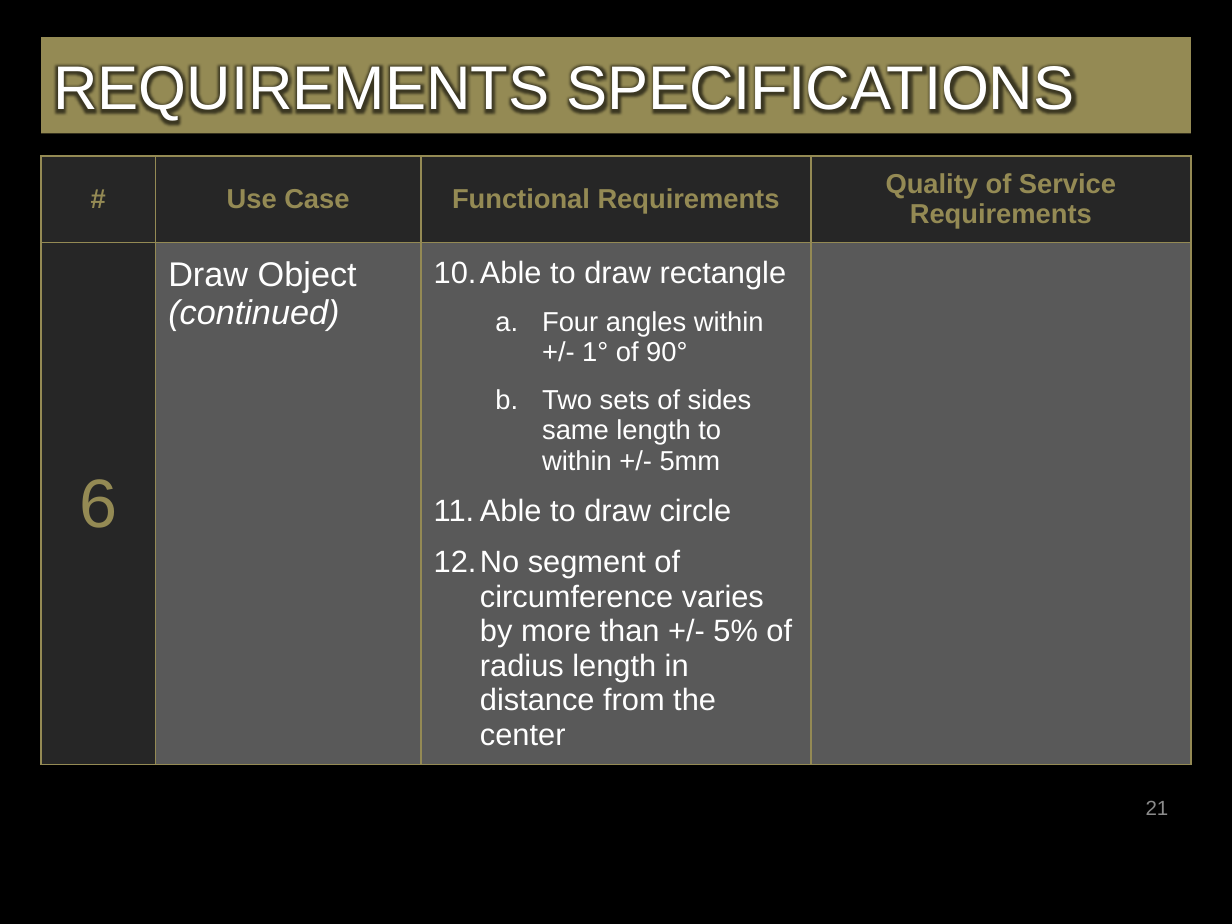
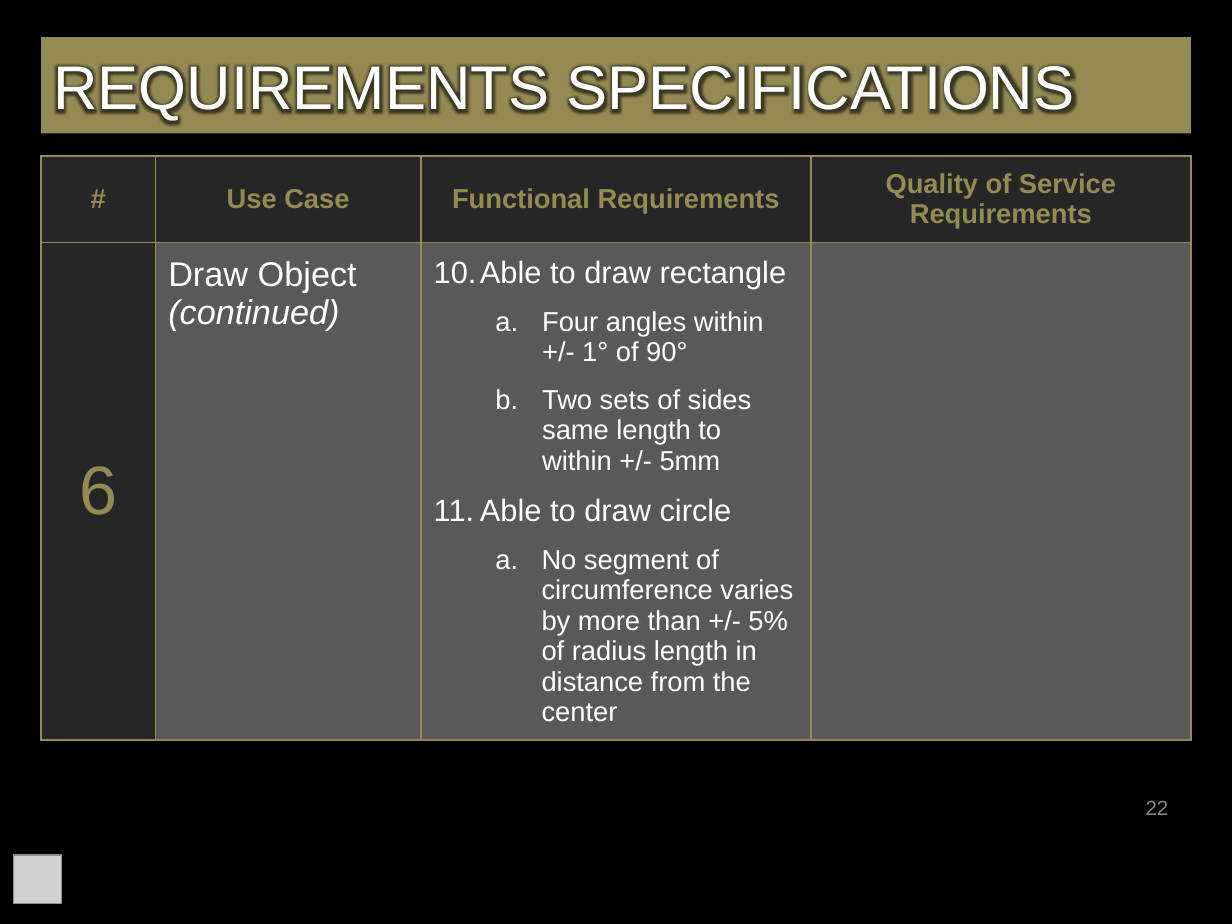
Before and after one commit to bg719/UCCS-Social-Robotics, a slide deck: slide 22 of docs/FinalSeminarPresentation.pptx (slide 21 before the commit). Drawn at 1232x924 pixels with LibreOffice and Linux fonts; fonts in the diff are those of the drawing; grey boxes stand for pictures; background and template pictures are left out. Boxes give left, top, right and bottom in pixels: in the first picture for what was removed or moved away, otherwise in the second. Text is boxed around its words. In the diff, an @@ line names an element or a change of style, - is before the commit and + after.

```diff
--- a/docs/FinalSeminarPresentation.pptx
+++ b/docs/FinalSeminarPresentation.pptx
@@ table at (41, 156, 1190, 777) @@
@@ size 18 to 16 pt in "No segment of circumference varies by more ..." @@
@@ bullet 1. to a. @@
@@ list level 1 to 2 in "No segment of circumference varies ..." @@
@@ page number at (1146, 801, 1169, 815): text changed @@
-21
+22
@@ picture added at (14, 855, 62, 903) @@
```
Also in this commit, not shown: 29 other slides changed, 4 slides added, 2 slides removed.
